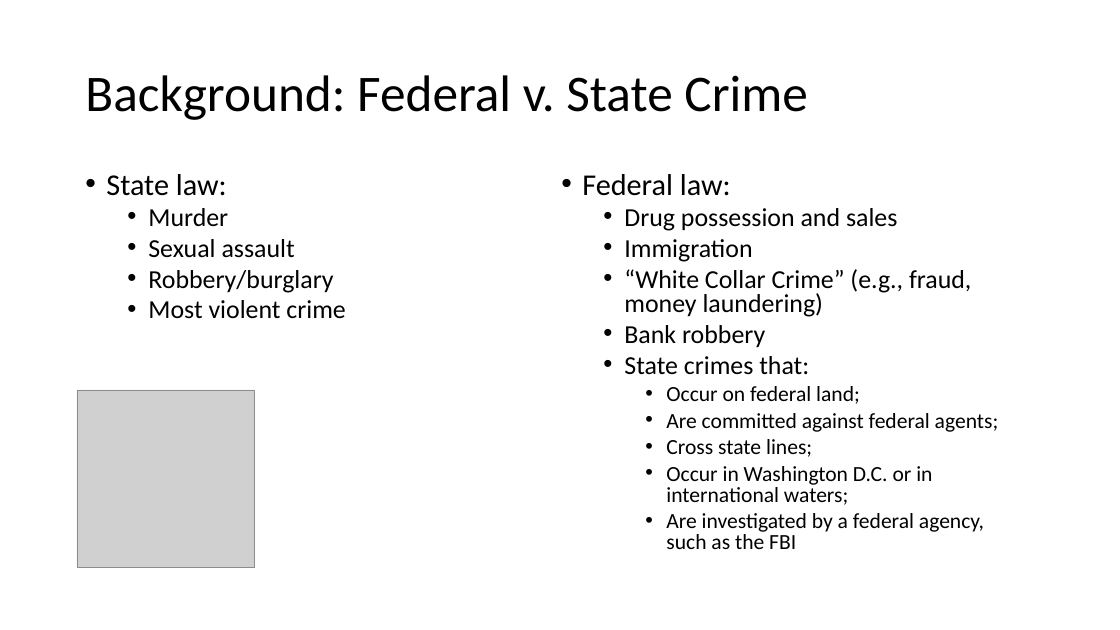
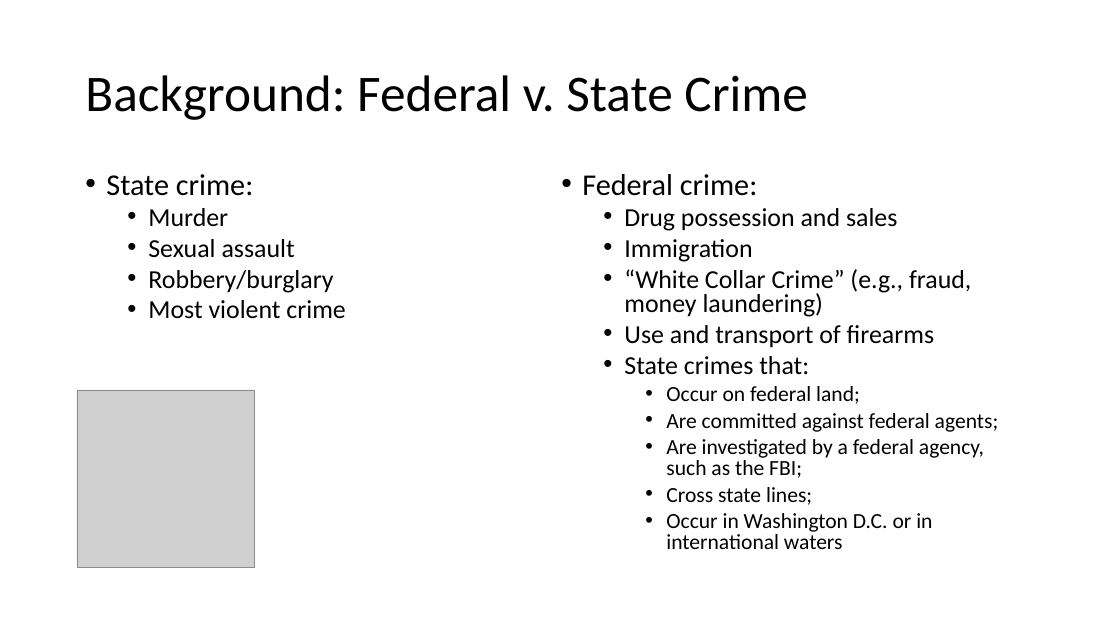
Before and after one commit to jenwhitson/sentencing_project, a slide deck: slide 3 of Presentation.pptx. Drawn at 1120x630 pixels with LibreOffice and Linux fonts; fonts in the diff are those of the drawing; grey boxes stand for pictures. Boxes give left, top, right and bottom in pixels: in the first picture for what was removed or moved away, otherwise in the second. Text is boxed around its words. In the diff, an @@ line names an element or a change of style, - is before the commit and + after.

```diff
--- a/Presentation.pptx
+++ b/Presentation.pptx
@@ text at <box>106,174,253,196</box>: text changed @@
-• State law:
+• State crime:
@@ text at <box>582,174,757,196</box>: text changed @@
-• Federal law:
+• Federal crime:
@@ text at <box>624,325,934,348</box>: text changed @@
-  • Bank robbery
+  • Use and transport of firearms
@@ text at <box>666,439,984,478</box>: paragraph added @@
+    • Are investigated by a federal agency, such as the FBI;
@@ text at <box>666,513,932,549</box>: text changed @@
-    • Occur in Washington D.C. or in international waters;
-    • Are investigated by a federal agency, such as the FBI
+    • Occur in Washington D.C. or in international waters
```
Also in this commit, not shown: 6 other slides changed, 1 other file.
